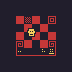
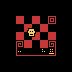
Layers edited between the first and the second 72px x 72px image:
painted on "Layer" over (0, 0, 72, 72)
painted on "Layer #1" over (0, 0, 72, 72)
